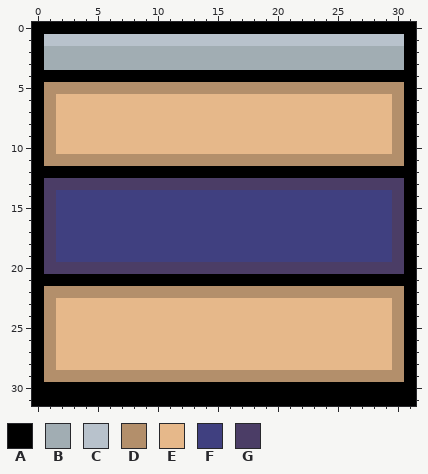
Two states of a pixel-art file, Images/Objects/Cubicle.aseprite. Above: the version before the commit.
32x32 pixels, 1 frame.
Palette (. is transparent): A #000000  B #a1adb3  C #b8c2cc  D #b38f6b  E #e6b88a  F #404080  G #4b3d66
And afterwards:
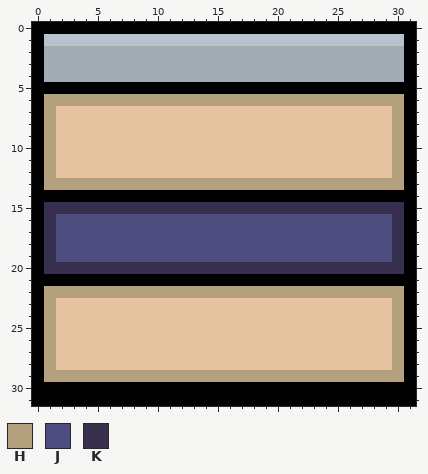
Colours new in this view: H #b3a17d  J #4d4d80  K #382e4d
The edit:
colour E: #e6b88a -> #e6c3a1
Changed rows in their new state; - is a pixel that keeps its letter.
first column x 1:
 4 BBBBBBBBBBBBBBBBBBBBBBBBBBBBBB
 5 AAAAAAAAAAAAAAAAAAAAAAAAAAAAAA
 6 HHHHHHHHHHHHHHHHHHHHHHHHHHHHHH
 7 H----------------------------H
 8 H----------------------------H
 9 H----------------------------H
10 H----------------------------H
11 HEEEEEEEEEEEEEEEEEEEEEEEEEEEEH
12 HEEEEEEEEEEEEEEEEEEEEEEEEEEEEH
13 HHHHHHHHHHHHHHHHHHHHHHHHHHHHHH
14 AAAAAAAAAAAAAAAAAAAAAAAAAAAAAA
15 KKKKKKKKKKKKKKKKKKKKKKKKKKKKKK
16 KJJJJJJJJJJJJJJJJJJJJJJJJJJJJK
17 KJJJJJJJJJJJJJJJJJJJJJJJJJJJJK
18 KJJJJJJJJJJJJJJJJJJJJJJJJJJJJK
19 KJJJJJJJJJJJJJJJJJJJJJJJJJJJJK
20 KKKKKKKKKKKKKKKKKKKKKKKKKKKKKK
22 HHHHHHHHHHHHHHHHHHHHHHHHHHHHHH
23 H----------------------------H
24 H----------------------------H
25 H----------------------------H
26 H----------------------------H
27 H----------------------------H
28 H----------------------------H
29 HHHHHHHHHHHHHHHHHHHHHHHHHHHHHH
Boxes around the changes in both pictures, in picture pixels (x1, y1, x2, y2):
changed: (44, 70, 404, 382)
